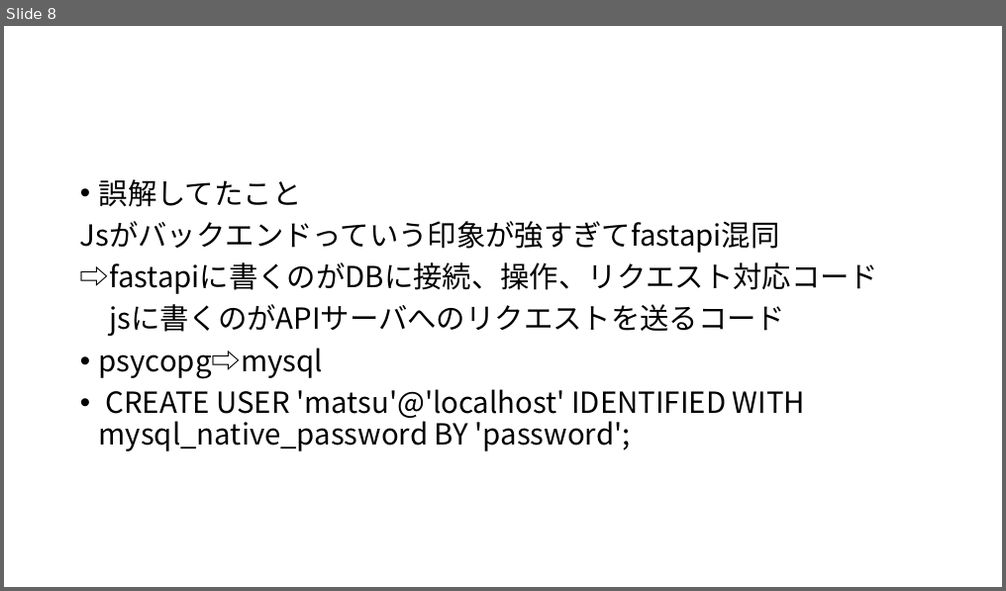
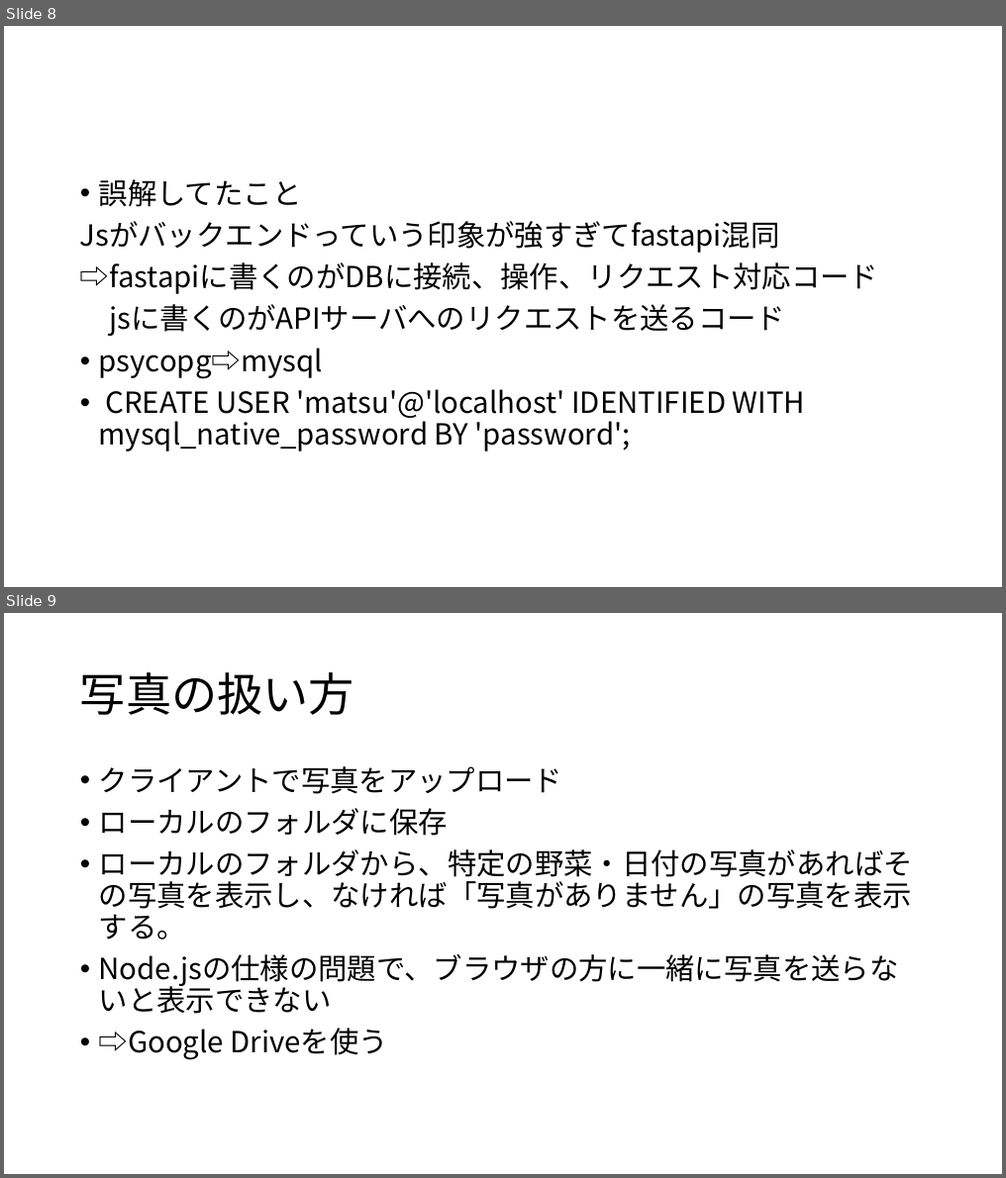
Before and after one commit to matsuri002/Gaedening_Diary, a slide deck: 栽培管理アプリ.pptx. Shown one above the other, each under a label of ours: slide 8 before the commit, slides 8 and 9 after it. The pictures are 1006x591 and 1006x1178 pixels, drawn with LibreOffice and Linux fonts; fonts in the diff are those of the drawing. Boxes give left, top, right and bottom in pixels: in the first picture for what was removed or moved away, otherwise in the second. Text is boxed around its words. In the diff, an @@ line names an element or a change of style, - is before the commit and + after.

```diff
--- a/栽培管理アプリ.pptx
+++ b/栽培管理アプリ.pptx
@@ slide 9 added at box(4, 613, 1002, 1174), background #FFFFFF @@
@@ title added at box(80, 672, 354, 715), 44 pt, text #000000 @@
+写真の扱い方
@@ text added at box(99, 766, 913, 1060), 28 pt, text #000000 @@
+• クライアントで写真をアップロード
+• ローカルのフォルダに保存
+• ローカルのフォルダから、特定の野菜・日付の写真があればその写真を表示し、なければ「写真がありません」の写真を表示する。
+• Node.jsの仕様の問題で、ブラウザの方に一緒に写真を送らないと表示できない
+• ⇨Google Driveを使う
```
Also in this commit, not shown: 1 slide changed.
